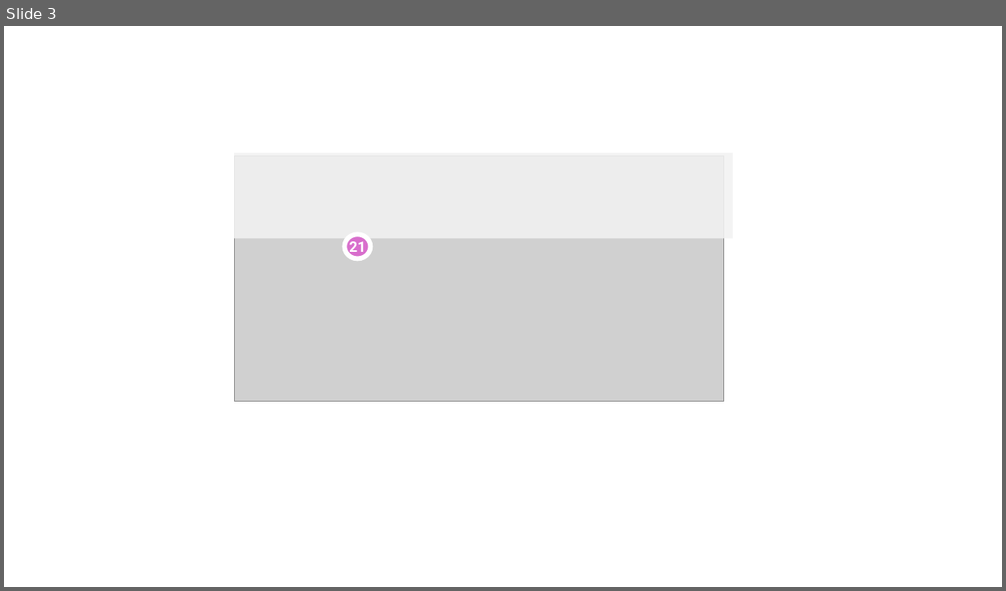
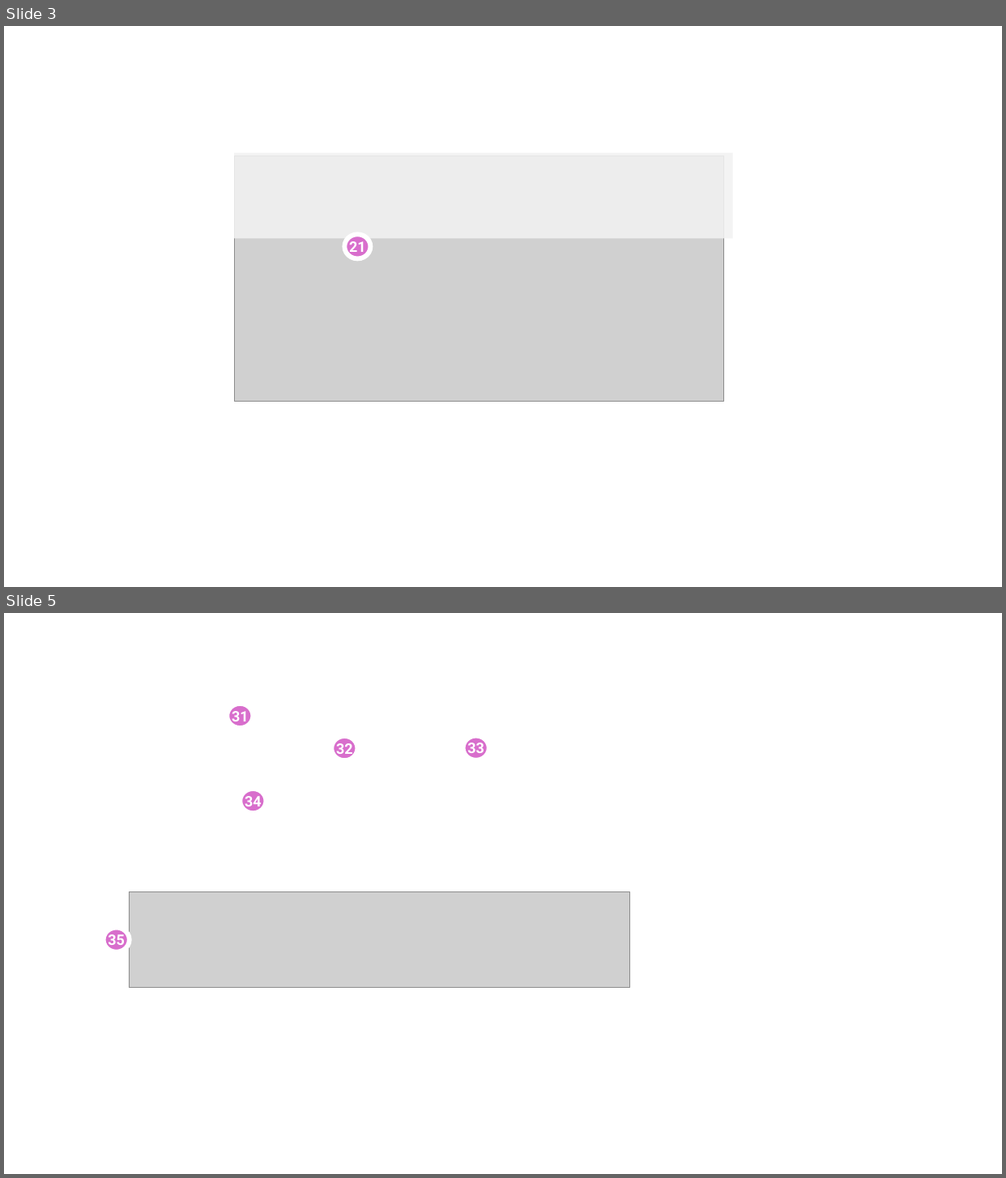
Before and after one commit to FastFurios/Lonely-Lobster, a slide deck: docu/LonelyLobsterDemo-labelled.pptx. Shown one above the other, each under a label of ours: slide 3 before the commit, slides 3 and 5 after it; the slides between them are not shown. The pictures are 1006x591 and 1006x1178 pixels, drawn with LibreOffice and Linux fonts; fonts in the diff are those of the drawing; grey boxes stand for pictures. Boxes give left, top, right and bottom in pixels: in the first picture for what was removed or moved away, otherwise in the second. Text is boxed around its words. In the diff, an @@ line names an element or a change of style, - is before the commit and + after.

```diff
--- a/docu/LonelyLobsterDemo-labelled.pptx
+++ b/docu/LonelyLobsterDemo-labelled.pptx
@@ slide 5 added at box(4, 613, 1002, 1174), background #FFFFFF @@
@@ ellipse added at box(227, 704, 253, 728), fill #D86ECC, outline #FFFFFF 4.5 pt, 14 pt, text #FFFFFF, bold @@
+31
@@ ellipse added at box(332, 736, 358, 761), fill #D86ECC, outline #FFFFFF 4.5 pt, 14 pt, text #FFFFFF, bold @@
+32
@@ ellipse added at box(463, 736, 489, 760), fill #D86ECC, outline #FFFFFF 4.5 pt, 14 pt, text #FFFFFF, bold @@
+33
@@ ellipse added at box(240, 789, 266, 814), fill #D86ECC, outline #FFFFFF 4.5 pt, 14 pt, text #FFFFFF, bold @@
+34
@@ picture added at box(130, 892, 630, 988) @@
@@ ellipse added at box(104, 928, 130, 953), fill #D86ECC, outline #FFFFFF 4.5 pt, 14 pt, text #FFFFFF, bold @@
+35
```
Also in this commit, not shown: 3 other slides added, 5 other files.
